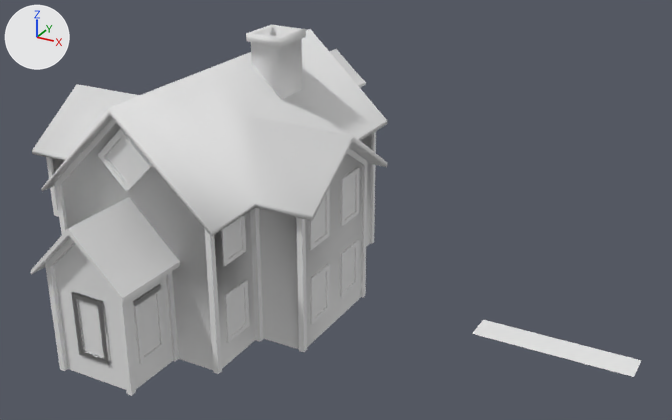
Before and after pictures for a commit that changed the Blender file Environment/Buildings/LargeHouse_01/SM_LargeHouse_01.blend.
Both versions are drawn from a camera (50 mm lens) standing at (448.0, -612.0, 380.0) and looking at (125.0, -24.0, 86.0). Every picture has the same lights, and +X, +Y and +Z are marked at upper left.

The first picture shows 'Palette', 'SM_LargeHouse_01'.
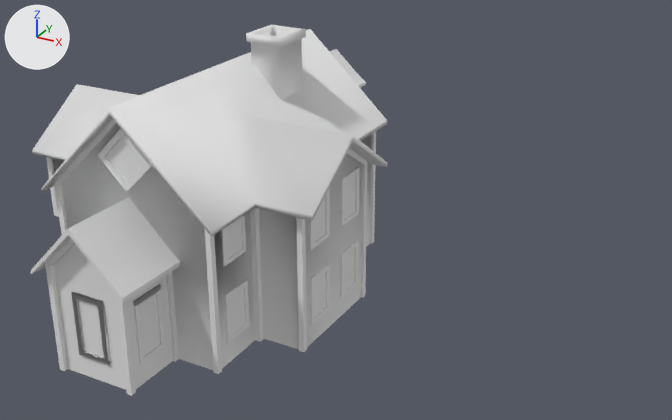
What the commit changed:
Object 'Palette' (ob_palette) is deleted.

Location of each change, [x1, y1, x2, y2] in pixels of the pictures (672 x 420 px):
'Palette', deleted: before [472, 320, 641, 377]
